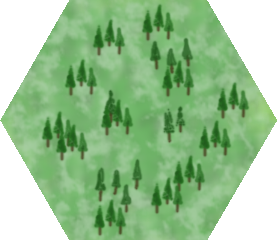
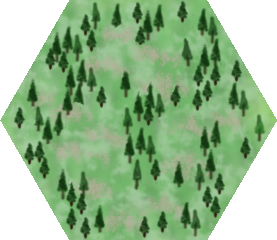
Comparing the layer stacks of the two 277 x 240 images. Changes:
painted on "Trees" over [13, 0, 266, 240]
painted on "Hills" over [125, 21, 243, 120]
painted on "Base" over [26, 21, 246, 237]
